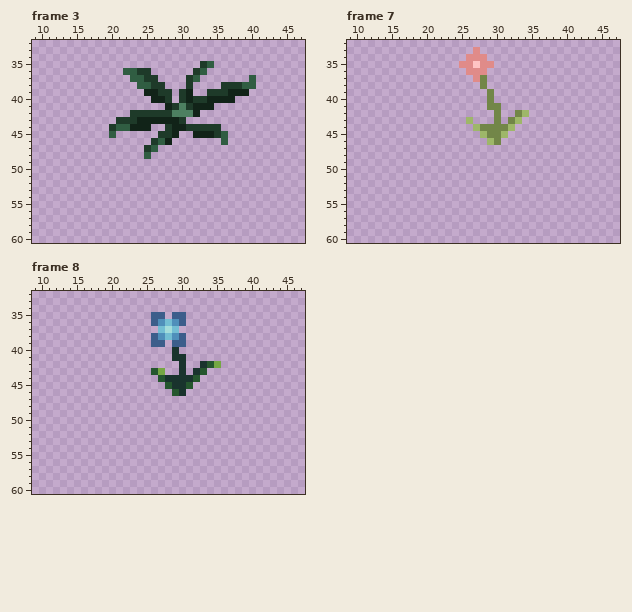
Edited in one commit: pixel-art file (Assets/Aseprite/Greenery.aseprite). The first picture shows the starting point.
66x66 pixels, 15 frames. Colours within 5 levels of each other are drawn and written as one. Shown: frame 3: x 9..47, y 32..60; frame 7: x 9..47, y 32..60; frame 8: x 9..47, y 32..60. The commit also changed other frames, which this record leaves out.
And afterwards:
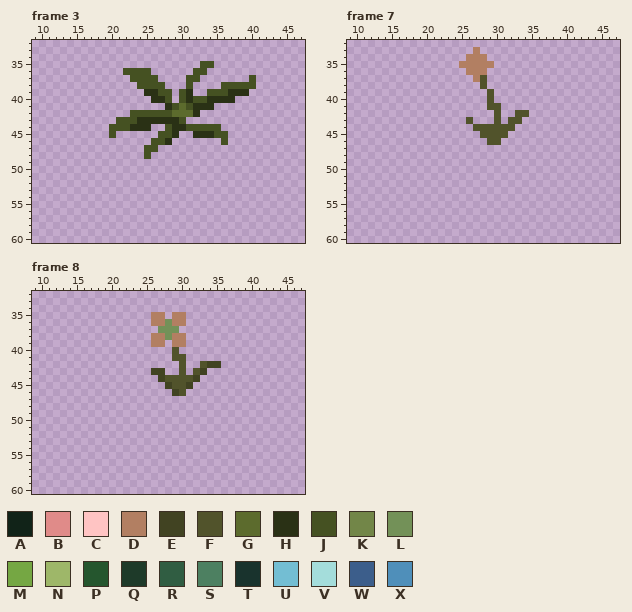
Palette (. is transparent): A #112318  B #e08b89  C #ffc4c3  D #b27f62  E #414322  F #51532b  G #5c6b2d  H #2a3115  J #455122  K #728648  L #739158  M #75a743  N #9eb769  P #25562e  Q #1e3a29  R #305d42  S #4d8061  T #19332d  U #73bed3  V #a4dddb  W #3c5e8b  X #4f8fba
The edit:
--- frame 3, layer "Layer 1"
@@ x 18..42 @@
 34 .........................
-35 ...............QR........
-36 ....RRQQ......QR.........
-37 .....RRQQ....QR.......R..
-38 ......RRQQ...Q....QQQRR..
-39 .......AAQQ.QA..QQQAAA...
-40 ........AAQ.QAQQAAAA.....
-41 ..........AQSQAAA........
-42 .....QQQQQQSSSA..........
-43 ...QQQAAAAAAQ............
-44 ..QRRAAA..QAAQQQQQ.......
-45 ..R......QQA..AAAQR......
-46 ........QRA.......R......
-47 .......QR................
-48 .......R.................
+35 ...............JJ........
+36 ....JJJJ......JJ.........
+37 .....JJJJ....JJ.......J..
+38 ......JJJJ...J....JJJJJ..
+39 .......HHJJ.JH..JJJHHH...
+40 ........HHJ.JHJJHHHH.....
+41 ..........HJGJHHH........
+42 .....JJJJJJGGGH..........
+43 ...JJJHHHHHHJ............
+44 ..JJJHHH..JHHJJJJJ.......
+45 ..J......JJH..HHHJJ......
+46 ........JJH.......J......
+47 .......JJ................
+48 .......J.................
 49 .........................
--- frame 7, layer "Layer 1"
@@ x 23..36 @@
 32 ..............
-33 ....B.........
-34 ...BBB........
-35 ..BBCBB.......
-36 ...BBB........
-37 ....BK........
-38 .....K........
-39 ......K.......
-40 ......K.......
-41 ......KK......
-42 .......K..KN..
-43 ...N...K.KN...
-44 ....NKKKKN....
-45 .....NKKN.....
-46 ......NK......
+33 ....D.........
+34 ...DDD........
+35 ..DDDDD.......
+36 ...DDD........
+37 ....DF........
+38 .....F........
+39 ......F.......
+40 ......F.......
+41 ......FF......
+42 .......F..FF..
+43 ...F...F.FF...
+44 ....FFFFFF....
+45 .....FFFF.....
+46 ......FF......
 47 ..............
--- frame 8, layer "Layer 1"
@@ x 24..37 @@
 34 ..............
-35 ..WW.WW.......
-36 ..WXUXW.......
-37 ...UVU........
-38 ..WXUXW.......
-39 ..WW.WW.......
-40 .....T........
-41 .....TT.......
-42 ......T..TPM..
-43 ..PM..T.TP....
-44 ...PTTTTP.....
-45 ....PTTP......
-46 .....PT.......
+35 ..DD.DD.......
+36 ..DDLDD.......
+37 ...LLL........
+38 ..DDLDD.......
+39 ..DD.DD.......
+40 .....F........
+41 .....FF.......
+42 ......F..FEE..
+43 ..EE..F.FE....
+44 ...EFFFFE.....
+45 ....EFFE......
+46 .....EF.......
 47 ..............
Where, in picture pixels (left, top, right, bottom), the same in both pictures:
changed: (109, 61, 256, 159)
changed: (459, 47, 529, 145)
changed: (151, 312, 221, 396)
